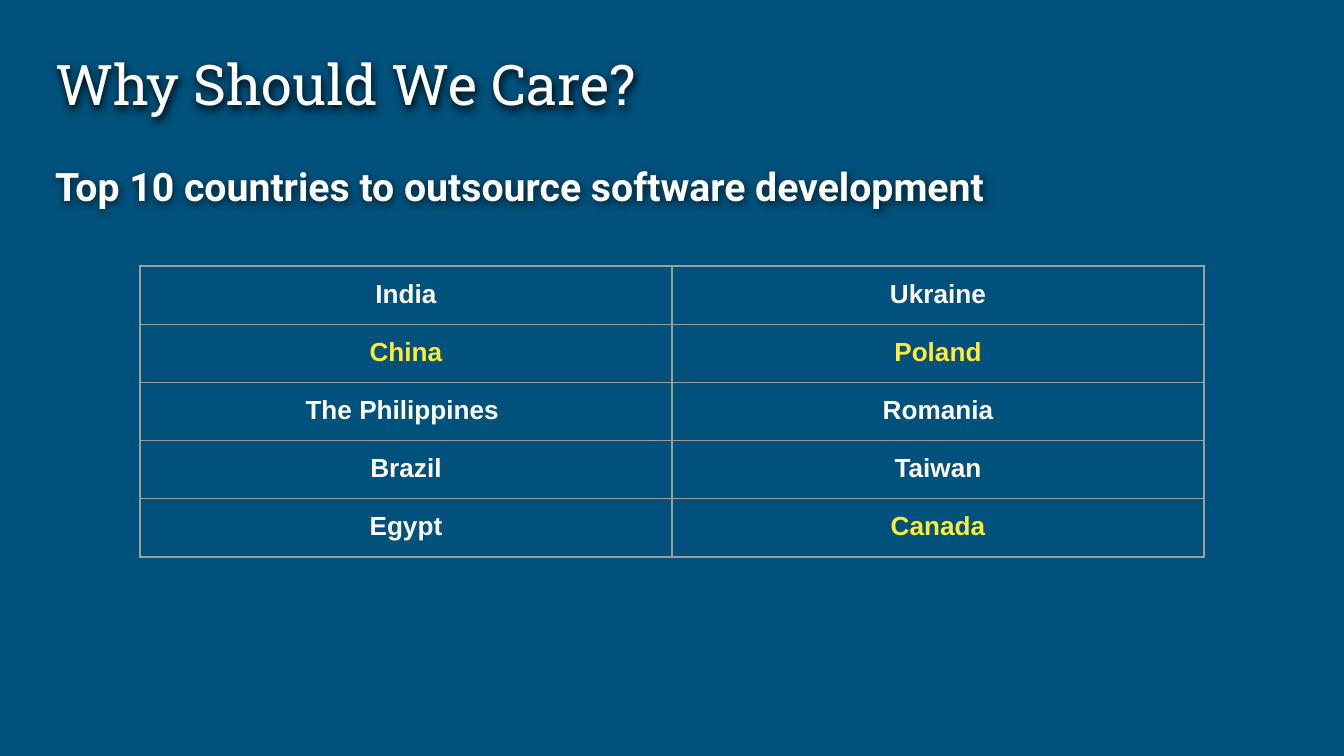
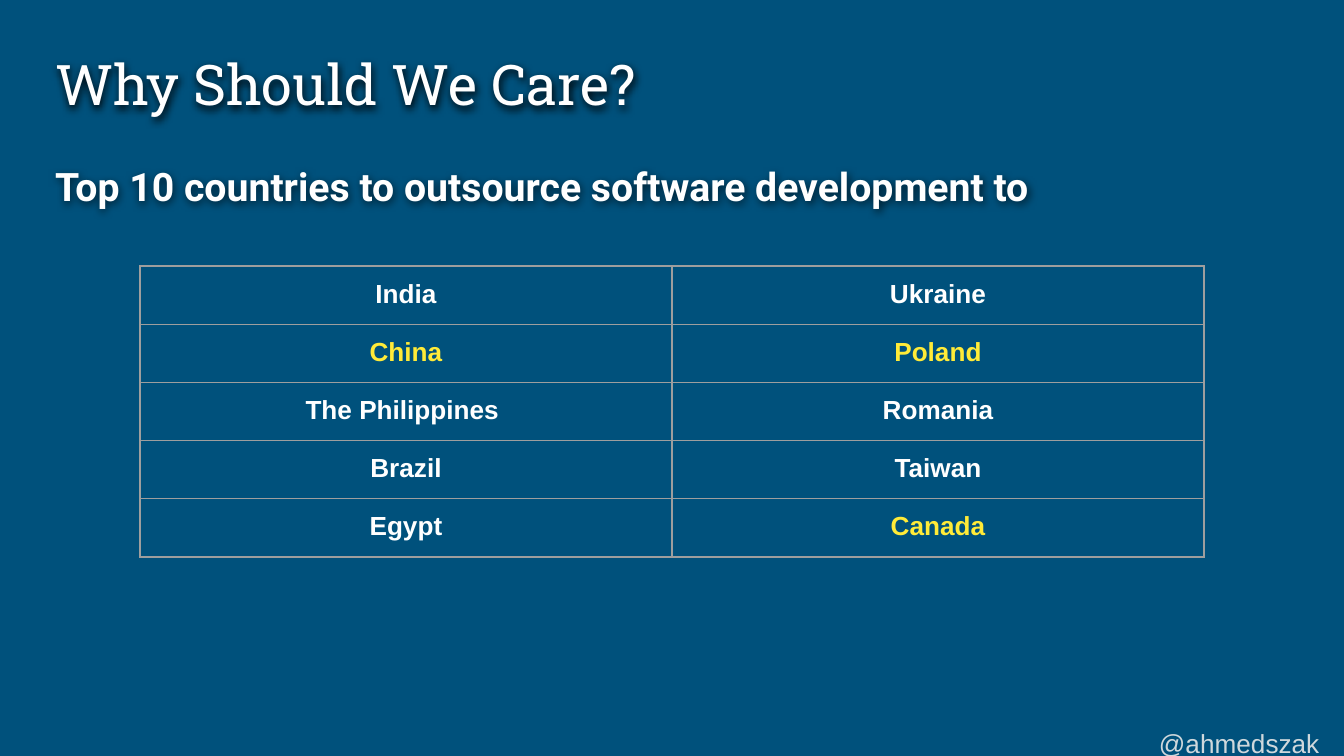
Before and after one commit to ahmedsobeh/conference-talks, a slide deck: slide 21 of foss-backstage/The F in FOSS Affording Open Source in Developing Countries.pptx (slide 22 before the commit). Drawn at 1344x756 pixels with LibreOffice and Linux fonts; fonts in the diff are those of the drawing. Boxes give left, top, right and bottom in pixels: in the first picture for what was removed or moved away, otherwise in the second. Text is boxed around its words. In the diff, an @@ line names an element or a change of style, - is before the commit and + after.

```diff
--- a/foss-backstage/The F in FOSS Affording Open Source in Developing Countries.pptx
+++ b/foss-backstage/The F in FOSS Affording Open Source in Developing Countries.pptx
@@ text at (55, 171, 1029, 209): text changed @@
-Top 10 countries to outsource software development
+Top 10 countries to outsource software development to
@@ text added at (1141, 720, 1339, 747), 14 pt, text #CFD8DC @@
+@ahmedszakaria
```
Also in this commit, not shown: 55 other slides changed, 10 slides added, 22 slides removed.
